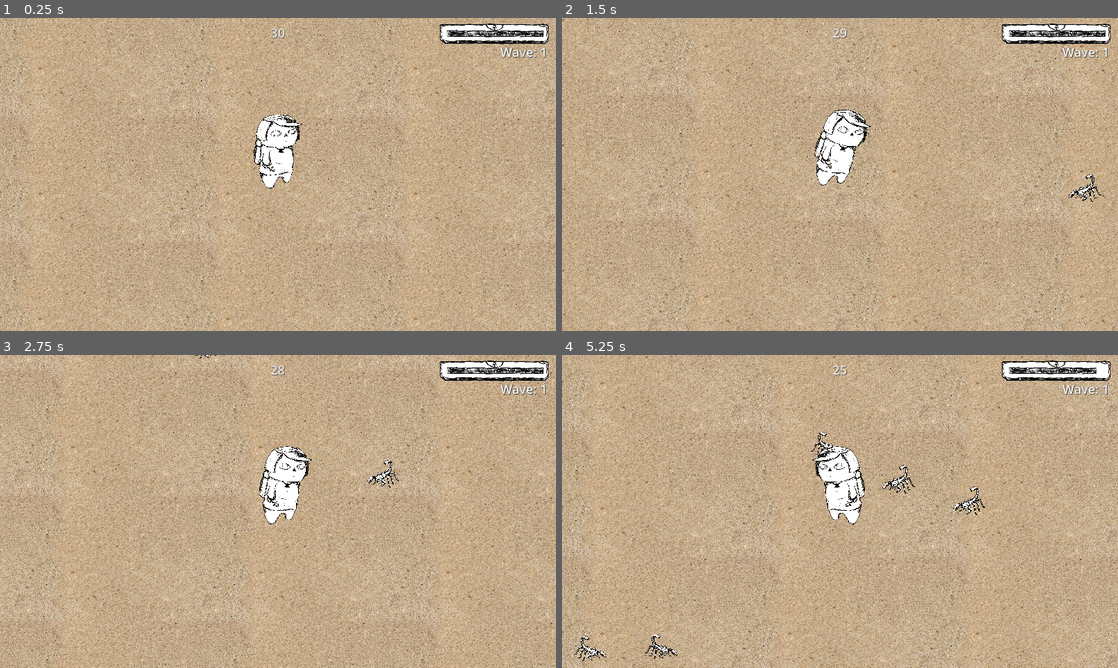
Above: before the commit, frames 1-4 (two rows, left to right).
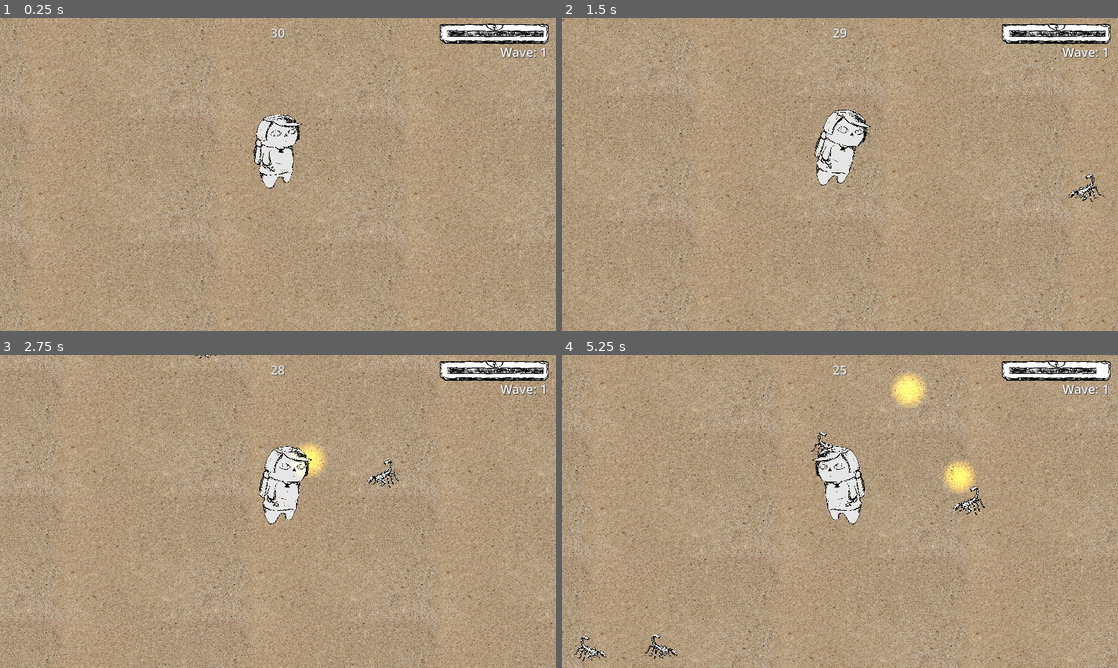
Above: after the commit, the same moments.

Repository: badzianga/johnnys-bazaar-adventure
Game: Godot game, scene res://Scenes/World/test_world.tscn
The game is run twice, just before and just after one commit, with the same random seed, the same clock (stepped at 60 frames per second) and the same inputs.
Inputs:
- Up to frame 1 (0.25 s): no input
- Up to frame 2 (1.5 s): hold D (right) 0.53-1.28 s; tap Space (accept) at 0.6, 1.35 s; hold S (down) from 1.28 s (still down)
- Up to frame 3 (2.75 s): release S (down) at 2.03 s; hold D (right) from 2.03 s (still down); tap Space (accept) at 2.1 s
- Up to frame 4 (5.25 s): release D (right) at 2.78 s; hold W (up) 2.78-3.53 s; tap Space (accept) every 0.75 s from 2.85 to 5.1 s; hold A (left) 3.53-5.03 s; hold S (down) from 5.03 s (still down)

The runs differ from the first frame. In frame 1, 1.1% of the frame differs, in the area x 27-98%, y 25-67%; in frame 2, 1.2%; in frame 3, 1.5%; in frame 4, 2.3%, in the area x 2-98%, y 6-100%.

Commit message:
Added light orb attack

Diff:
--- /dev/null
+++ b/Scenes/Attacks/light_orb.gd
@@ -0,0 +1,26 @@
+extends Hitbox
+
+@export var _speed := 240.0
+@export var _penetration := 0
+@export var _lifetime := 5.0
+
+var direction: Vector2
+
+
+func _ready() -> void:
+	$LifetimeTimer.wait_time = _lifetime
+	$LifetimeTimer.start()
+
+
+func _physics_process(delta: float) -> void:
+	position += direction * _speed * delta
+
+
+func _on_area_entered(_hurtbox: Hurtbox) -> void:
+	if _penetration <= 0:
+		queue_free()
+	_penetration -= 1
+
+
+func _on_lifetime_timer_timeout() -> void:
+	queue_free()
--- /dev/null
+++ b/Scenes/Attacks/light_orb.tscn
@@ -0,0 +1,80 @@
+[gd_scene load_steps=8 format=3 uid="uid://b2cgxcqtnwipb"]
+
+[ext_resource type="Script" path="res://Scenes/Attacks/light_orb.gd" id="1_bochs"]
+
+[sub_resource type="Gradient" id="Gradient_32ma5"]
+offsets = PackedFloat32Array(0, 0.727273)
+colors = PackedColorArray(1, 1, 1, 1, 0, 0, 0, 1)
+
+[sub_resource type="GradientTexture2D" id="GradientTexture2D_cyer2"]
+gradient = SubResource("Gradient_32ma5")
+width = 96
+height = 96
+fill = 1
+fill_from = Vector2(0.5, 0.5)
+
+[sub_resource type="CircleShape2D" id="CircleShape2D_x13nc"]
+radius = 48.0
+
+[sub_resource type="Animation" id="Animation_fe3bc"]
+resource_name = "pulse"
+loop_mode = 1
+tracks/0/type = "value"
+tracks/0/imported = false
+tracks/0/enabled = true
+tracks/0/path = NodePath(".:scale")
+tracks/0/interp = 1
+tracks/0/loop_wrap = true
+tracks/0/keys = {
+"times": PackedFloat32Array(0, 0.3, 0.6, 0.8),
+"transitions": PackedFloat32Array(1, 1, 1, 1),
+"update": 0,
+"values": [Vector2(1, 1), Vector2(1.2, 1.2), Vector2(1.2, 1.2), Vector2(1, 1)]
+}
+
+[sub_resource type="Animation" id="Animation_uqw6c"]
+length = 0.001
+tracks/0/type = "value"
+tracks/0/imported = false
+tracks/0/enabled = true
+tracks/0/path = NodePath(".:scale")
+tracks/0/interp = 1
+tracks/0/loop_wrap = true
+tracks/0/keys = {
+"times": PackedFloat32Array(0),
+"transitions": PackedFloat32Array(1),
+"update": 0,
+"values": [Vector2(1, 1)]
+}
+
+[sub_resource type="AnimationLibrary" id="AnimationLibrary_one5f"]
+_data = {
+"RESET": SubResource("Animation_uqw6c"),
+"pulse": SubResource("Animation_fe3bc")
+}
+
+[node name="LightOrb" type="Area2D"]
+collision_layer = 4
+collision_mask = 8
+script = ExtResource("1_bochs")
+_penetration = 3
+damage = 6
+
+[node name="Light" type="PointLight2D" parent="."]
+color = Color(1, 0.878431, 0, 1)
+texture = SubResource("GradientTexture2D_cyer2")
+
+[node name="CollisionShape" type="CollisionShape2D" parent="."]
+shape = SubResource("CircleShape2D_x13nc")
+
+[node name="LifetimeTimer" type="Timer" parent="."]
+one_shot = true
+
+[node name="AnimationPlayer" type="AnimationPlayer" parent="."]
+autoplay = "pulse"
+libraries = {
+"": SubResource("AnimationLibrary_one5f")
+}
+
+[connection signal="area_entered" from="." to="." method="_on_area_entered"]
+[connection signal="timeout" from="LifetimeTimer" to="." method="_on_lifetime_timer_timeout"]
--- a/Scenes/Enemies/enemy.gd
+++ b/Scenes/Enemies/enemy.gd
@@ -8,7 +8,7 @@
 
 
 func _ready() -> void:
-	_health_component.health_depleted.connect(_on_health_changed)
+	_health_component.health_depleted.connect(_on_health_depleted)
 
 
 func _physics_process(_delta: float) -> void:
@@ -25,5 +25,6 @@
 		_animation_player.play("walk_right")
 
 
-func _on_health_changed() -> void:
+func _on_health_depleted() -> void:
+	GameController.enemies.erase(self)
 	queue_free()
--- a/Scenes/Misc/enemy_spawner.gd
+++ b/Scenes/Misc/enemy_spawner.gd
@@ -34,6 +34,7 @@
 		var pos := _get_random_position(corners)
 		enemy.global_position = pos
 		add_child(enemy)
+		GameController.enemies.append(enemy)  # used for enemy position when attacking
 		enemy_counter += 1
 
 
--- a/Scenes/Player/player.gd
+++ b/Scenes/Player/player.gd
@@ -1,9 +1,11 @@
 extends CharacterBody2D
 
 
+const LightOrb := preload("res://Scenes/Attacks/light_orb.tscn")
+
 @export var speed = 320.0
+@export var health := 10
 
-var health := 10
 var direction := Vector2.ZERO
 var current_animation: String
 
@@ -51,12 +53,16 @@
 	current_animation = anim_name
 
 
-func _hurt(damage: int) -> void:
-	health -= damage
+func _on_hurtbox_area_entered(hitbox: Area2D) -> void:
+	health -= hitbox.damage
 	Hud.set_health(health)
 	if health <= 0:
 		get_tree().reload_current_scene()
 
 
-func _on_hurtbox_area_entered(hitbox: Area2D) -> void:
-	_hurt(hitbox.damage)
+func _on_shoot_timer_timeout() -> void:
+	var light_orb := LightOrb.instantiate()
+	light_orb.global_position = global_position
+	var random_enemy: CharacterBody2D = GameController.enemies.pick_random()
+	light_orb.direction = global_position.direction_to(random_enemy.global_position)
+	get_tree().get_root().add_child(light_orb)
--- a/Scenes/Player/player.tscn
+++ b/Scenes/Player/player.tscn
@@ -134,4 +134,9 @@
 shape = SubResource("CapsuleShape2D_hg2oy")
 debug_color = Color(0.960784, 0.168627, 0.247059, 0.419608)
 
+[node name="ShootTimer" type="Timer" parent="."]
+wait_time = 1.5
+autostart = true
+
 [connection signal="area_entered" from="Hurtbox" to="." method="_on_hurtbox_area_entered"]
+[connection signal="timeout" from="ShootTimer" to="." method="_on_shoot_timer_timeout"]
--- a/Scenes/World/test_world.tscn
+++ b/Scenes/World/test_world.tscn
@@ -64,6 +64,10 @@
 [node name="TestWorld" type="Node2D"]
 y_sort_enabled = true
 
+[node name="DarkenLight" type="DirectionalLight2D" parent="."]
+energy = 0.1
+blend_mode = 1
+
 [node name="Sand" type="Sprite2D" parent="."]
 texture_repeat = 2
 texture = ExtResource("1_bdb67")
--- a/Singletons/game_controller.gd
+++ b/Singletons/game_controller.gd
@@ -7,6 +7,7 @@
 
 var current_wave := 1
 var player: CharacterBody2D
+var enemies: Array[CharacterBody2D]
 
 @onready var timer := $Timer
 @onready var music_player := $MusicPlayer
--- a/Singletons/game_controller.tscn
+++ b/Singletons/game_controller.tscn
@@ -1,7 +1,7 @@
 [gd_scene load_steps=3 format=3 uid="uid://baultc3pgkuar"]
 
 [ext_resource type="Script" path="res://Singletons/game_controller.gd" id="1_kwwop"]
-[ext_resource type="AudioStream" uid="uid://b1x8gd4wlqdyb" path="res://Assets/Music/egypt.wav" id="2_esfni"]
+[ext_resource type="AudioStream" uid="uid://bb3g8xw1smm1v" path="res://Assets/Music/camel.mp3" id="2_n1v74"]
 
 [node name="GameController" type="Node"]
 script = ExtResource("1_kwwop")
@@ -10,7 +10,7 @@
 one_shot = true
 
 [node name="MusicPlayer" type="AudioStreamPlayer" parent="."]
-stream = ExtResource("2_esfni")
+stream = ExtResource("2_n1v74")
 volume_db = -20.0
 autoplay = true
 
